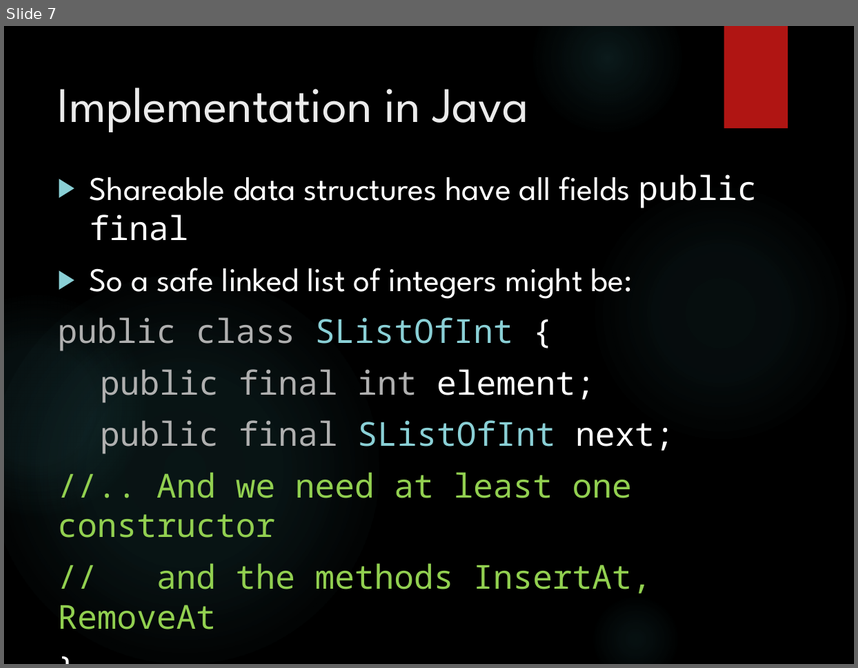
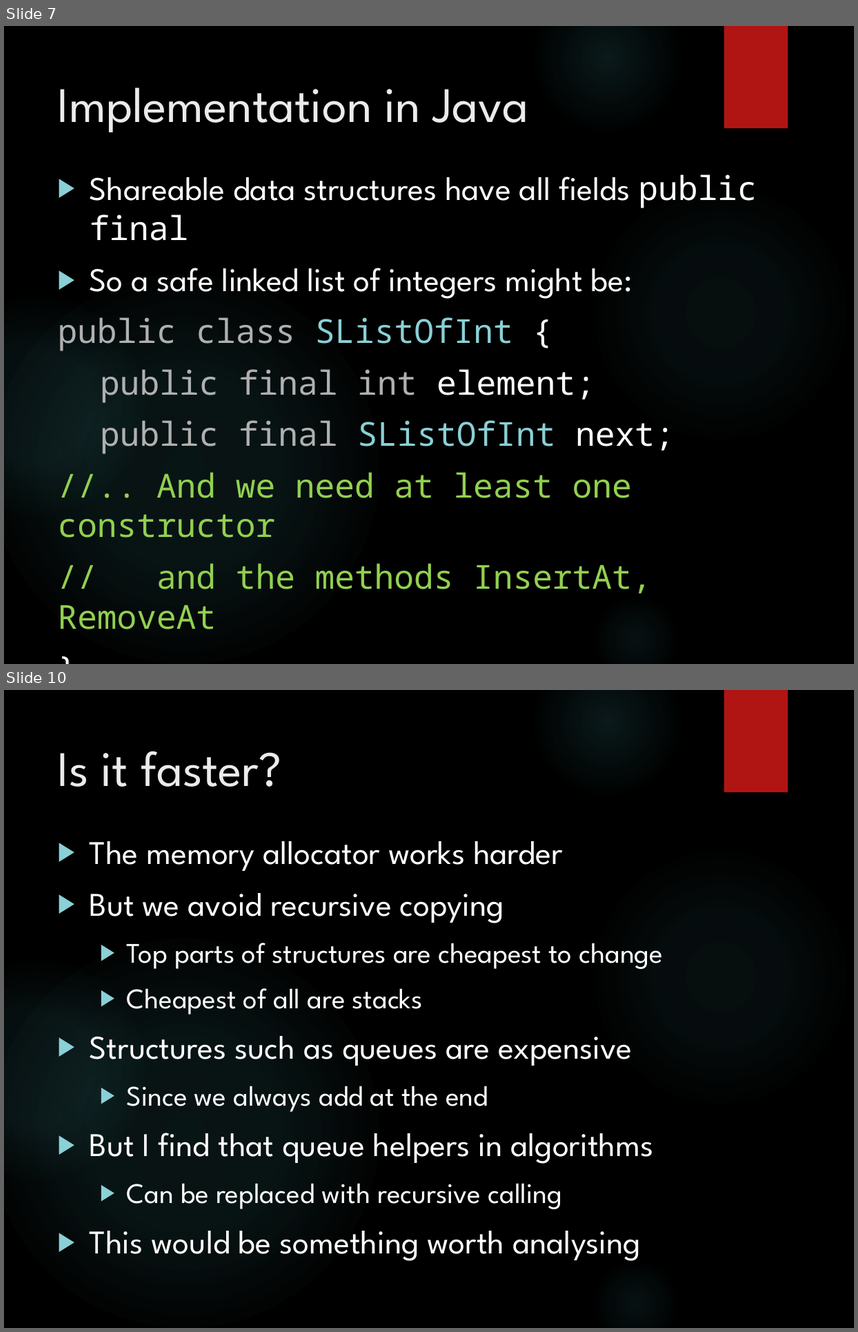
Before and after one commit to MalcolmCrowe/ShareableDataStructures, a slide deck: Shareable Data Structures.pptx. Shown one above the other, each under a label of ours: slide 7 before the commit, slides 7 and 10 after it; the slides between them are not shown. The pictures are 858x668 and 858x1332 pixels, drawn with LibreOffice and Linux fonts; fonts in the diff are those of the drawing; background and template pictures are left out. Boxes give left, top, right and bottom in pixels: in the first picture for what was removed or moved away, otherwise in the second. Text is boxed around its words. In the diff, an @@ line names an element or a change of style, - is before the commit and + after.

```diff
--- a/Shareable Data Structures.pptx
+++ b/Shareable Data Structures.pptx
@@ slide 10 added at (4,690,854,1328), background picture (left out); not listed: 6 template elements that a slide beside it also shows @@
@@ title added at (58,751,282,787), 42 pt, text #EBEBEB @@
+Is it faster?
@@ text added at (90,841,663,1261), 28 pt, text #FFFFFF @@
+▶ The memory allocator works harder
+▶ But we avoid recursive copying
+  ▶ Top parts of structures are cheapest to change
+  ▶ Cheapest of all are stacks
+▶ Structures such as queues are expensive
+  ▶ Since we always add at the end
+▶ But I find that queue helpers in algorithms
+  ▶ Can be replaced with recursive calling
+▶ This would be something worth analysing
```
Also in this commit, not shown: 1 slide changed, 4 other slides added, 1 other file.
